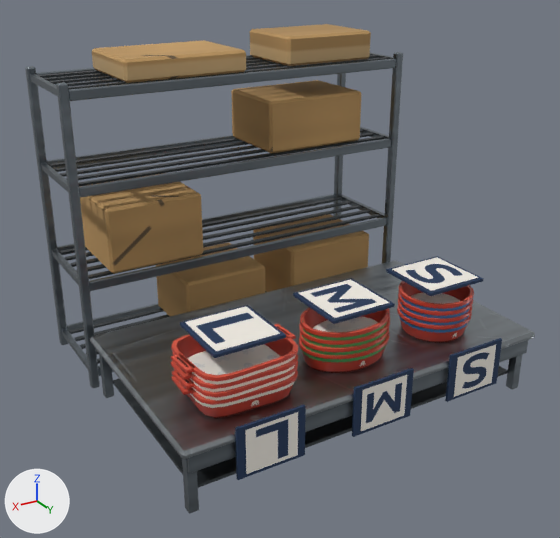
One commit to the glTF model godot/assets/models/stations/box_shelf/box_shelf.glb: the scene before it, then after it.
Camera for both pictures: a 50 mm lens placed at (1.78, 3.2, 2.01), pointed at (0.06, 0.33, 0.57). The axes (+X, +Y, +Z) are drawn at lower left. The lights are the same throughout. The picture after the commit comes second. Where no turn or scale is listed for an object, it has been applied to the vertices.

Before the edit, the objects in view are built like this:
```python
ob_racktopletter_large = bpy.data.objects.new('RackTopLetter_large', me_plane_005)
ob_racktopletter_large.location = (0.536, 0.76, 0.585)
ob_racktopletter_medium = bpy.data.objects.new('RackTopLetter_medium', me_plane_003)
ob_racktopletter_medium.location = (0.0, 0.76, 0.585)
ob_racktopletter_small = bpy.data.objects.new('RackTopLetter_small', me_plane_001)
ob_racktopletter_small.location = (-0.51, 0.76, 0.585)
ob_racktoppanel_large = bpy.data.objects.new('RackTopPanel_large', me_cube_005)
ob_racktoppanel_large.location = (0.536, 0.76, 0.575)
ob_racktoppanel_medium = bpy.data.objects.new('RackTopPanel_medium', me_cube_003)
ob_racktoppanel_medium.location = (0.0, 0.76, 0.575)
ob_racktoppanel_small = bpy.data.objects.new('RackTopPanel_small', me_cube_001)
ob_racktoppanel_small.location = (-0.51, 0.76, 0.575)
ob_sizefront_large = bpy.data.objects.new('SizeFront_large', me_plane_004)
ob_sizefront_large.location = (0.536, 1.072, 0.23)
ob_sizefront_medium = bpy.data.objects.new('SizeFront_medium', me_plane_002)
ob_sizefront_medium.location = (0.0, 1.072, 0.23)
ob_stack_large = bpy.data.objects.new('stack_large', me_stack_large)
ob_stack_large.location = (0.0, 0.0, 0.0)
# also in view: 'stack_small' at (-0.51, 0.78, 0.41); 'SizePanel_small' at (-0.51, 1.06, 0.23); 'hull_large' at (0.54, 0.78, 0.41); 'cartons' at (-0.02, -0.28, 0.83); 'SizePanel_large' at (0.54, 1.06, 0.23)
```
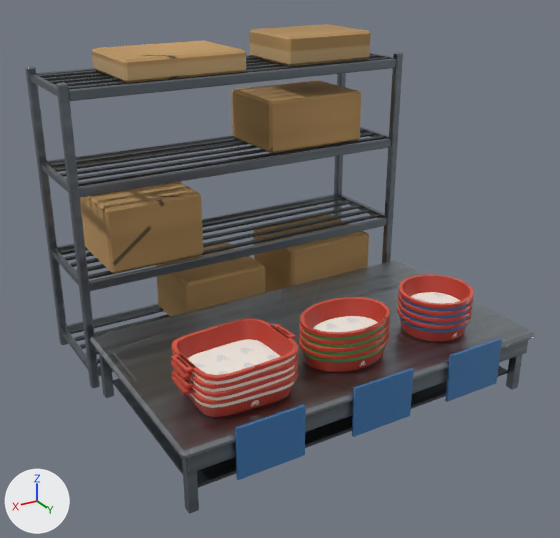
Pixel boxes (x1, y1, x2, y2) of what changed, in the pictures (560 x 538 px):
'SizePanel_large', recoloured (lighter)
    both: (235, 405, 306, 480)
'SizePanel_medium', recoloured (lighter)
    both: (352, 368, 414, 437)
'RackTopLetter_large', deleted
    before: (185, 306, 280, 351)
'SizePanel_small', recoloured (lighter)
    both: (445, 338, 502, 402)
'SizeFront_large', deleted
    before: (245, 412, 298, 474)
'RackTopLetter_medium', deleted
    before: (299, 279, 389, 318)
'SizeFront_medium', deleted
    before: (361, 375, 407, 431)
'RackTopLetter_small', deleted
    before: (392, 257, 479, 291)
'SizeFront_small', deleted
    before: (454, 344, 496, 397)
'RackTopPanel_large', deleted (blue)
    before: (180, 305, 286, 358)
'RackTopPanel_medium', deleted (blue)
    before: (293, 278, 395, 324)
'RackTopPanel_small', deleted (blue)
    before: (386, 256, 483, 296)

Diff of the bpy script that builds the scene:
```diff
--- a/godot/assets/models/stations/box_shelf/box_shelf.glb.py
+++ b/godot/assets/models/stations/box_shelf/box_shelf.glb.py
@@ mat_mat_plastic_blue @@
+mat_mat_plastic_blue = bpy.data.materials.new('mat_plastic_blue')
+# colours: blue #4585c3
+# uses the picture img_plastic_albedo
+# uses the picture img_plastic_orm
@@ me_cube_004 @@
 me_cube_004.from_pydata(...)  # 8 vertices, 12 faces; spans x -0.15..0.15, y -0.006..0.006, z -0.115..0.115
-me_cube_004.materials.append(mat_rack_size_signs)  # picture img_rack_size_signs
+me_cube_004.materials.append(mat_mat_plastic_blue)
@@ me_cube_002 @@
 me_cube_002.from_pydata(...)  # 8 vertices, 12 faces; spans x -0.15..0.15, y -0.006..0.006, z -0.115..0.115
-me_cube_002.materials.append(mat_rack_size_signs)  # picture img_rack_size_signs
+me_cube_002.materials.append(mat_mat_plastic_blue)
@@ me_cube @@
 me_cube.from_pydata(...)  # 8 vertices, 12 faces; spans x -0.15..0.15, y -0.006..0.006, z -0.115..0.115
-me_cube.materials.append(mat_rack_size_signs)  # picture img_rack_size_signs
+me_cube.materials.append(mat_mat_plastic_blue)
@@ ob_racktopletter_large @@
-ob_racktopletter_large = bpy.data.objects.new('RackTopLetter_large', me_plane_005)
-ob_racktopletter_large.location = (0.536, 0.76, 0.585)
@@ ob_racktopletter_medium @@
-ob_racktopletter_medium = bpy.data.objects.new('RackTopLetter_medium', me_plane_003)
-ob_racktopletter_medium.location = (0.0, 0.76, 0.585)
@@ ob_racktopletter_small @@
-ob_racktopletter_small = bpy.data.objects.new('RackTopLetter_small', me_plane_001)
-ob_racktopletter_small.location = (-0.51, 0.76, 0.585)
@@ ob_racktoppanel_large @@
-ob_racktoppanel_large = bpy.data.objects.new('RackTopPanel_large', me_cube_005)
-ob_racktoppanel_large.location = (0.536, 0.76, 0.575)
@@ ob_racktoppanel_medium @@
-ob_racktoppanel_medium = bpy.data.objects.new('RackTopPanel_medium', me_cube_003)
-ob_racktoppanel_medium.location = (0.0, 0.76, 0.575)
@@ ob_racktoppanel_small @@
-ob_racktoppanel_small = bpy.data.objects.new('RackTopPanel_small', me_cube_001)
-ob_racktoppanel_small.location = (-0.51, 0.76, 0.575)
@@ ob_sizefront_large @@
-ob_sizefront_large = bpy.data.objects.new('SizeFront_large', me_plane_004)
-ob_sizefront_large.location = (0.536, 1.072, 0.23)
@@ ob_sizefront_medium @@
-ob_sizefront_medium = bpy.data.objects.new('SizeFront_medium', me_plane_002)
-ob_sizefront_medium.location = (0.0, 1.072, 0.23)
@@ ob_sizefront_small @@
-ob_sizefront_small = bpy.data.objects.new('SizeFront_small', me_plane)
-ob_sizefront_small.location = (-0.51, 1.072, 0.23)
```
